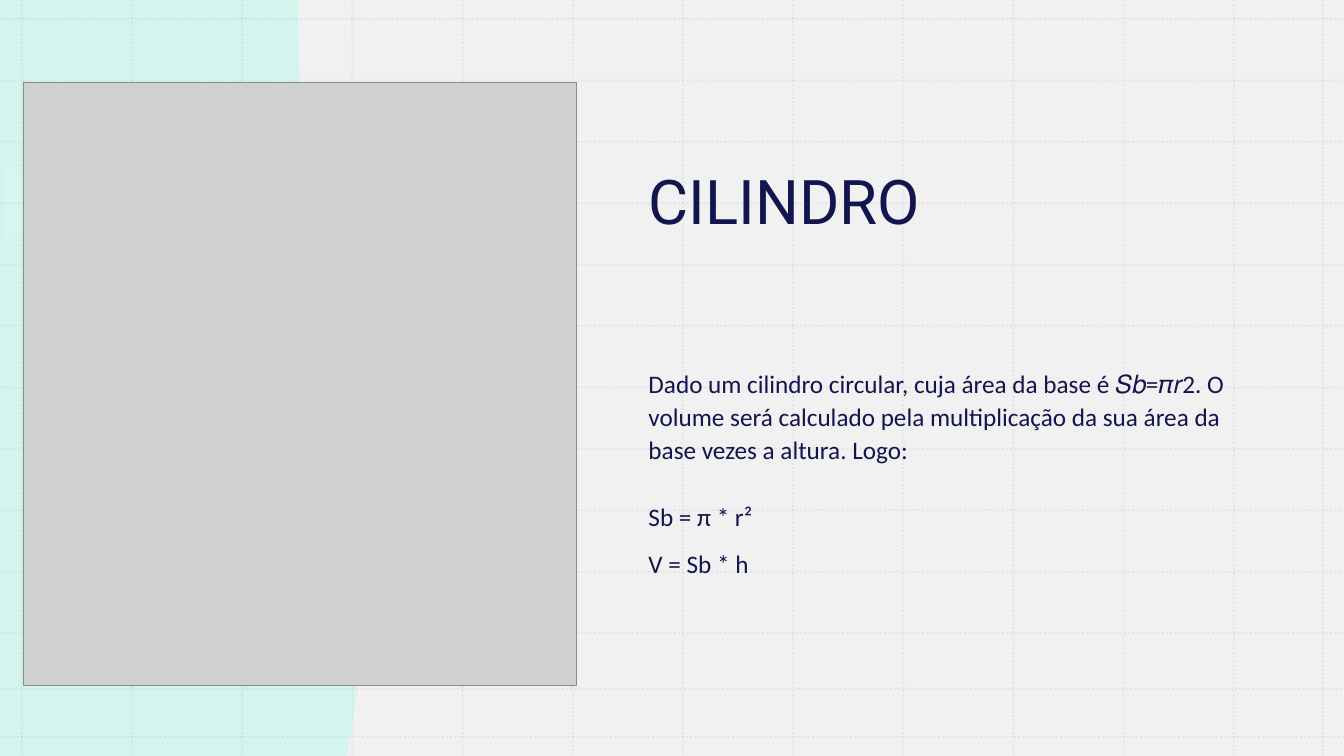
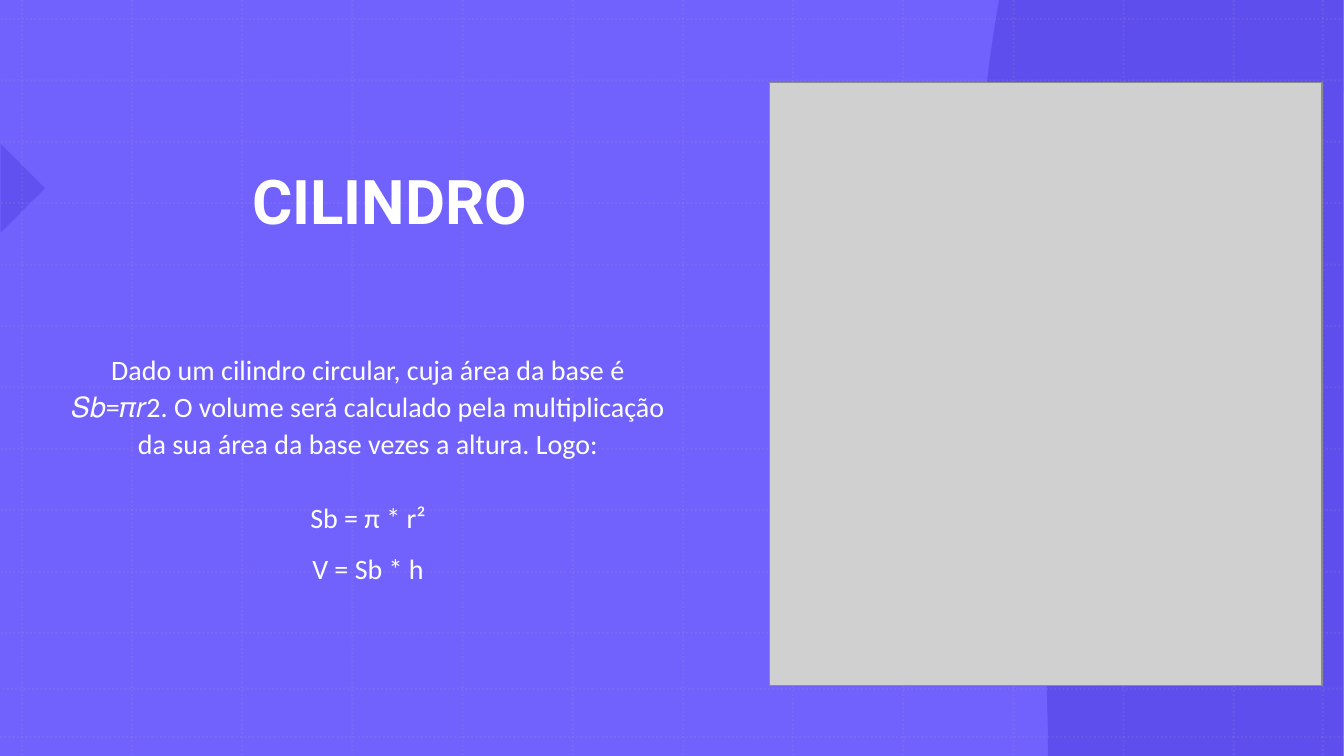
Before and after one commit to GabrielDSS0/ETEC-Coisas-Escolares, a slide deck: slide 18 of 1 etim ds 2022/EAMT/Trabalho Acadêmico/Relatório (a importância dos ecopontos)/A importância da separação dos recicláveis 3/Ecopontos - EAMT.pptx. Drawn at 1344x756 pixels with LibreOffice and Linux fonts; fonts in the diff are those of the drawing; grey boxes stand for pictures. Boxes give left, top, right and bottom in pixels: in the first picture for what was removed or moved away, otherwise in the second. Text is boxed around its words. In the diff, an @@ line names an element or a change of style, - is before the commit and + after.

```diff
--- a/1 etim ds 2022/EAMT/Trabalho Acadêmico/Relatório (a importância dos ecopontos)/A importância da separação dos recicláveis 3/Ecopontos - EAMT.pptx
+++ b/1 etim ds 2022/EAMT/Trabalho Acadêmico/Relatório (a importância dos ecopontos)/A importância da separação dos recicláveis 3/Ecopontos - EAMT.pptx
@@ rectangle at box(0, 0, 1344, 756): fill #FFFFFF to #7162FE @@
@@ rectangle removed at box(0, 0, 1344, 756) @@
@@ flow chart document removed at box(0, 0, 371, 756) @@
@@ flow chart document added at box(975, 0, 1344, 756), fill #1201AF at 20% opacity @@
@@ title "CILINDRO": place and size @@
-title "CILINDRO" at box(648, 179, 919, 225)
+title "CILINDRO" at box(252, 179, 527, 225)
@@ title "CILINDRO" at box(252, 179, 527, 225): text colour #12154E to #FFFFFF, bold on; alignment left to centre @@
@@ picture: place and size @@
-picture at box(24, 83, 577, 686)
+picture at box(770, 83, 1323, 686)
@@ right triangle: place and size @@
-right triangle at box(0, 158, 48, 247)
+right triangle at box(0, 144, 45, 233)
@@ right triangle at box(0, 144, 45, 233): fill #FFFFFF at 75% opacity to #1201AF at 17% opacity @@
@@ text "Dado um cilindro circular, cuja ...": place and size @@
-text "Dado um cilindro circular, cuja ..." at box(648, 374, 1224, 573)
+text "Dado um cilindro circular, cuja ..." at box(72, 360, 665, 579)
@@ text "Dado um cilindro circular, cuja ..." at box(72, 360, 665, 579): size 18 to 20 pt, text colour #12154E to #FFFFFF; alignment left to centre @@
```
Also in this commit, not shown: 27 other slides changed, 4 slides added, 1 other file.
